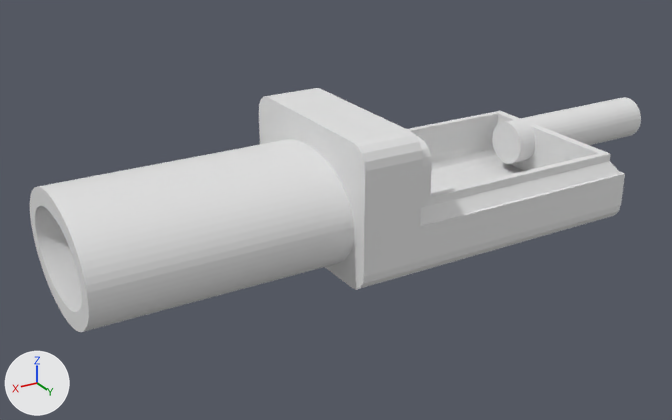
Renders of the Blender file Water-Probe/Design Files/CAD/Probe Body.blend from each side of a commit.
Both versions are drawn from a 50 mm camera at (58.5, 89.9, 45.1) aimed at (2.9, -2.7, -1.2). The lights are fixed; the arrows at lower left show +X, +Y and +Z.

In view in the first picture: 'Body', 'TEMP BOOL'.
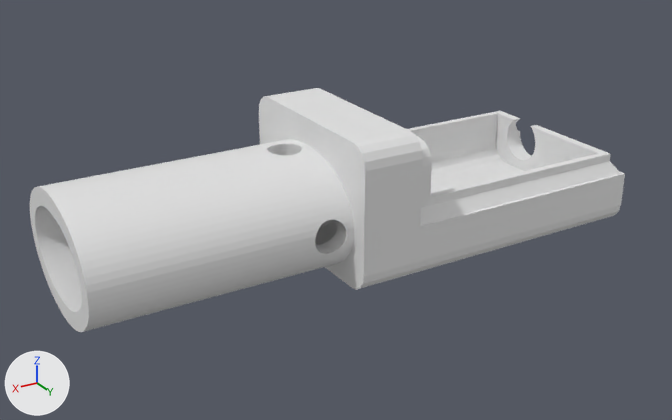
Commit message: all in one probe ready to be printed

What differs and where, as boxes (x1, y1, x2, y2) in the pictures (672 x 420 px):
'Body', reshaped, modifiers changed
    both: (30, 88, 625, 332)
'TEMP BOOL', hidden
    before: (492, 97, 641, 164)

Edits to the bpy script that builds the scene:
```text
Change ob_temp_bool:
    add ob_temp_bool.hide_set(True)
Change ob_body:
    add _m = ob_body.modifiers.new('Boolean.002', 'BOOLEAN')
    add _m.object = ob_ec
    add _m.solver = 'FLOAT'
    add _m = ob_body.modifiers.new('Boolean.003', 'BOOLEAN')
    add _m.object = ob_drain
    add _m.solver = 'FLOAT'
```
